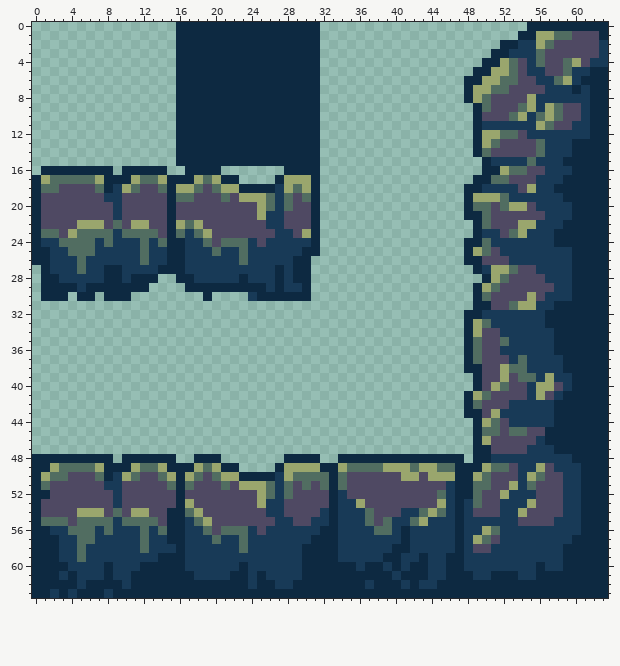
A pixel-art file gets an edit: Tiles/BUENTILEVERDE.ase. This is how it looked before the edit.
64x64 pixels, 1 frame.
After:
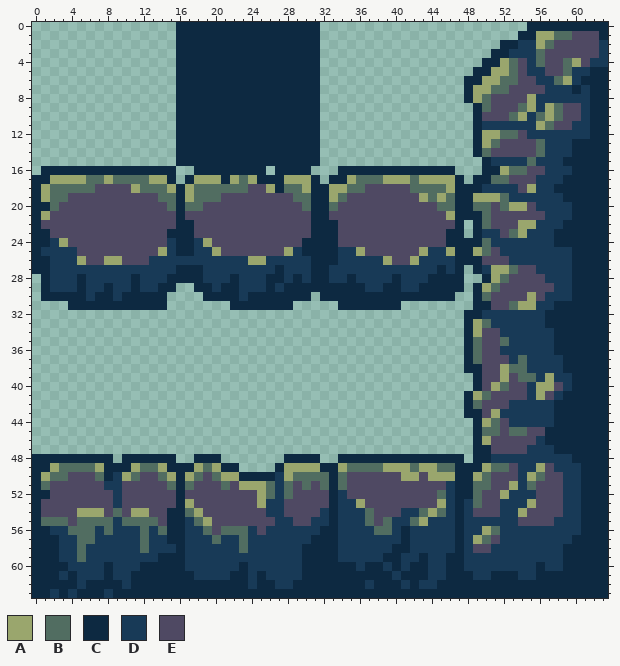
Palette (. is transparent): A #9aa66d  B #516d61  C #0d2941  D #183a57  E #4f4963
Edits made:
y 16: x 9 . -> C; x 15 . -> C; x 17 C -> .; x 21..25 ..... -> CCCCC; x 27 . -> C; x 31 C -> .; x 34..46 ............. -> CCCCCCCCCCCCC
y 17: x 1..5 ABBBB -> CAAAA; x 7..11 ACCCA -> BABBB; x 13 B -> A; x 16 C -> .; x 19 B -> A; x 22..26 C.... -> ABACC; x 33..47 ............... -> CCABBBAAABAAAAC
y 18: x 1 B -> A; x 3..13 EEEEBCDABEE -> BBBBEEEEABB; x 15..16 CA -> AC; x 19 E -> B; x 21..28 AACCCCDA -> BBBEEACB; x 32..47 ................ -> CAABBEEEEEBBBBAC
y 19: x 1..3 EEE -> ABB; x 8..9 DD -> EE; x 14..21 ECBBEEEB -> BBCABBBE; x 23..29 AAABDBE -> EEEEEEB; x 32..47 ................ -> CABEEEEEEEEABABC
y 20: x 1..2 EE -> CB; x 9 D -> E; x 15..18 CEEE -> BCBB; x 25..28 ABDB -> EEEE; x 30 E -> B; x 32..47 ................ -> CBEEEEEEEEEEEBBC
y 21: x 1 E -> A; x 9 D -> E; x 15..16 CE -> EC; x 25..27 ADD -> EEE; x 32..47 ................ -> CEEEEEEEEEEEEEAC
y 22: x 5..7 AAA -> EEE; x 9 B -> E; x 11..12 AA -> EE; x 15..18 CABA -> ECCE; x 26..27 DD -> EE; x 32..47 ................ -> CCEEEEEEEEEEEEEC
y 23: x 1..2 BB -> CE; x 4..13 ABBBBDBBBB -> EEEEEEEEEE; x 16..19 BDBA -> CCEE; x 27..28 DD -> EE; x 30 A -> E; x 32..47 ................ -> CCEEEEEEEEEEEECC
y 24: x 1 D -> C; x 3..15 BBBBDBDDDBDBC -> AEEEEEEEEEEED; x 17 D -> C; x 19 B -> A; x 21..24 BBBD -> EEEE; x 26..30 DDDDD -> EEEEC; x 32..47 ................ -> CCEEEEEEEEEEEECC
y 25: x 1 C -> D; x 4..15 BBBDDDDDBDDC -> DEEEEEEEEEAD; x 17 D -> C; x 20..28 BDDBDDDDD -> AEEEEEEEA; x 32..47 ................ -> CCDDAEEEEEEADDAC
y 26: x 5..12 BDDDDDDB -> AEEAAEEE; x 15..16 CC -> DD; x 23..25 BDD -> DAA; x 29..47 CC................. -> DDCCCDDDDDAEEADDDDC
y 27: x 0 . -> C; x 5 B -> D; x 8..9 CC -> DD; x 14..15 CC -> DD; x 17..18 DD -> CC; x 29..47 CC................. -> DDCCDDDDDDDDDDDDCDC
y 28: x 2 C -> D; x 5 D -> C; x 8..9 CC -> DD; x 12..15 CC.. -> DDDC; x 18 D -> C; x 22..23 DC -> CD; x 26 D -> C; x 30..47 C................. -> DCCDDCDDDDCDDDCCCC
y 29: x 2..7 CCCDCC -> DDDCDD; x 9..10 CC -> DD; x 12..15 C... -> DDCC; x 17 C -> .; x 20 C -> D; x 23..29 CCCDCDD -> DDDCDCC; x 31..47 ................. -> CCCCCCDDCCDDCCCCC
y 30: x 4 . -> C; x 6..7 C. -> DC; x 9 C -> D; x 11..14 .... -> CCCC; x 20..24 ....D -> CCCDC; x 32..46 ............... -> CCCCCCCCCCCCCCC
y 31: x 4..14 ........... -> CCCCCCCCCCC; x 22..28 ....... -> CCCCCCC; x 34..40 ....... -> CCCCCCC
